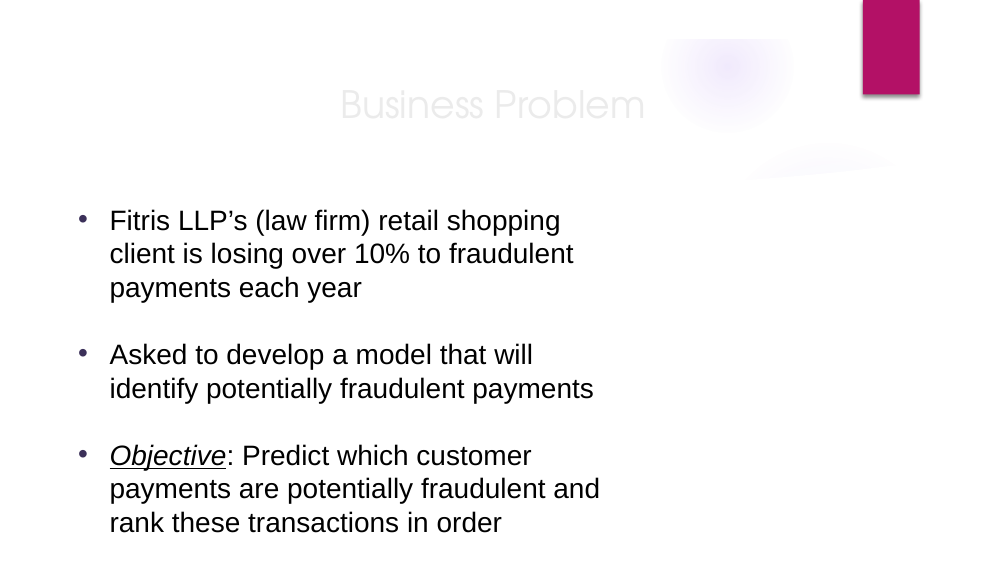
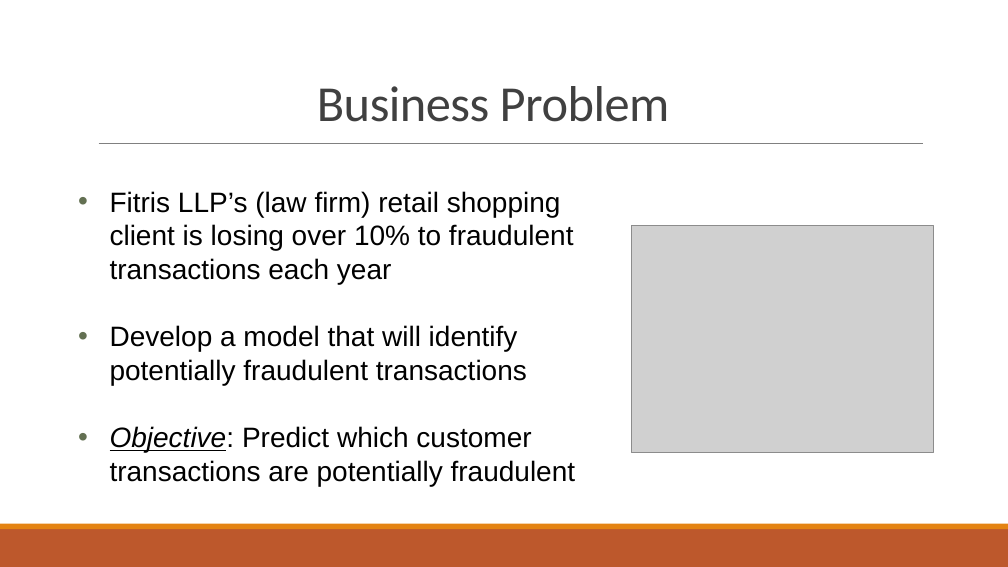
Before and after one commit to AliRampur/FlatIron-Capstone, a slide deck: slide 3 of presentation.pptx (slide 2 before the commit). Drawn at 1008x567 pixels with LibreOffice and Linux fonts; fonts in the diff are those of the drawing; grey boxes stand for pictures; background and template pictures are left out. Boxes give left, top, right and bottom in pixels: in the first picture for what was removed or moved away, otherwise in the second. Text is boxed around its words. In the diff, an @@ line names an element or a change of style, - is before the commit and + after.

```diff
--- a/presentation.pptx
+++ b/presentation.pptx
@@ group removed at (x1=0, y1=0, x2=1008, y2=567): 5 ellipses, 3 freeform shapes @@
@@ rectangle removed at (x1=863, y1=0, x2=919, y2=95) @@
@@ title "Business Problem" at (x1=317, y1=86, x2=670, y2=122): size 27 to 36 pt, font TeX Gyre Adventor to Calibri, text colour #EBEBEB to #404040, letter spacing 0 to -0.4 pt; line spacing 1 to 0.85 @@
@@ line added from (99, 144) to (922, 144), #808080 0.5 pt @@
@@ text at (x1=110, y1=191, x2=576, y2=486): text changed @@
-• Fitris LLP’s (law firm) retail shopping client is losing over 10% to fraudulent payments each year
-• Asked to develop a model that will identify potentially fraudulent payments
-• Objective: Predict which customer payments are potentially fraudulent and rank these transactions in order
+• Fitris LLP’s (law firm) retail shopping client is losing over 10% to fraudulent transactions each year
+• Develop a model that will identify potentially fraudulent transactions
+• Objective: Predict which customer transactions are potentially fraudulent
@@ picture added at (x1=631, y1=225, x2=932, y2=453) @@
@@ rectangle added at (x1=0, y1=529, x2=1008, y2=567), fill #BD582C @@
@@ rectangle added at (x1=0, y1=524, x2=1008, y2=529), fill #E48312 @@
```
Also in this commit, not shown: 7 other slides changed, 4 slides added, 3 slides removed, 6 other files.
